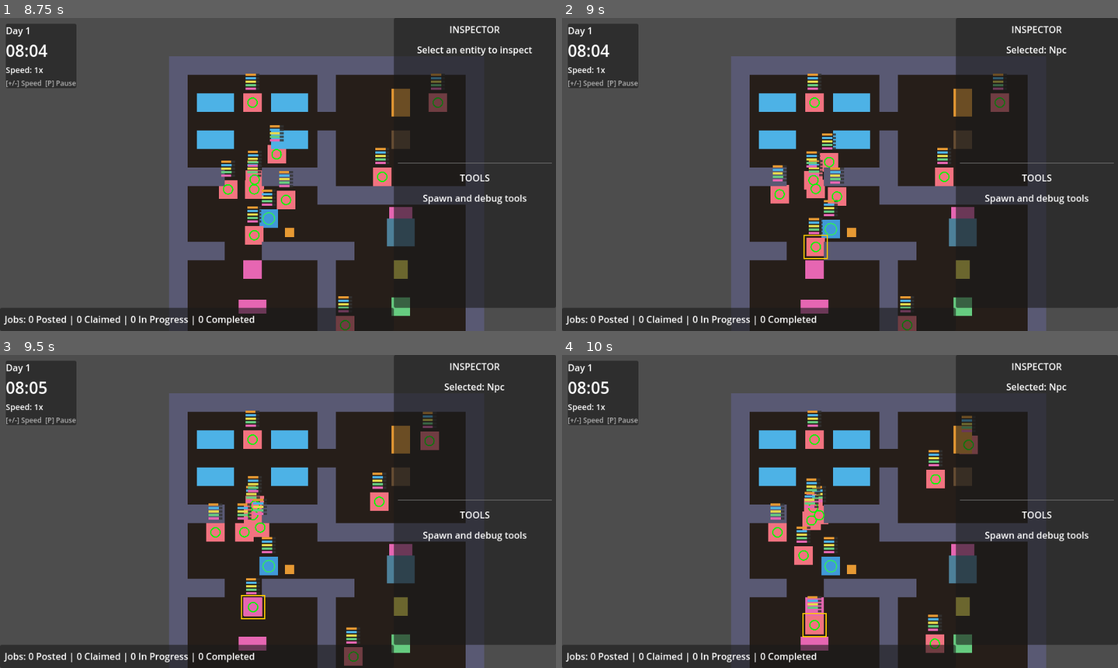
Above: before the commit, frames 1-4 (two rows, left to right).
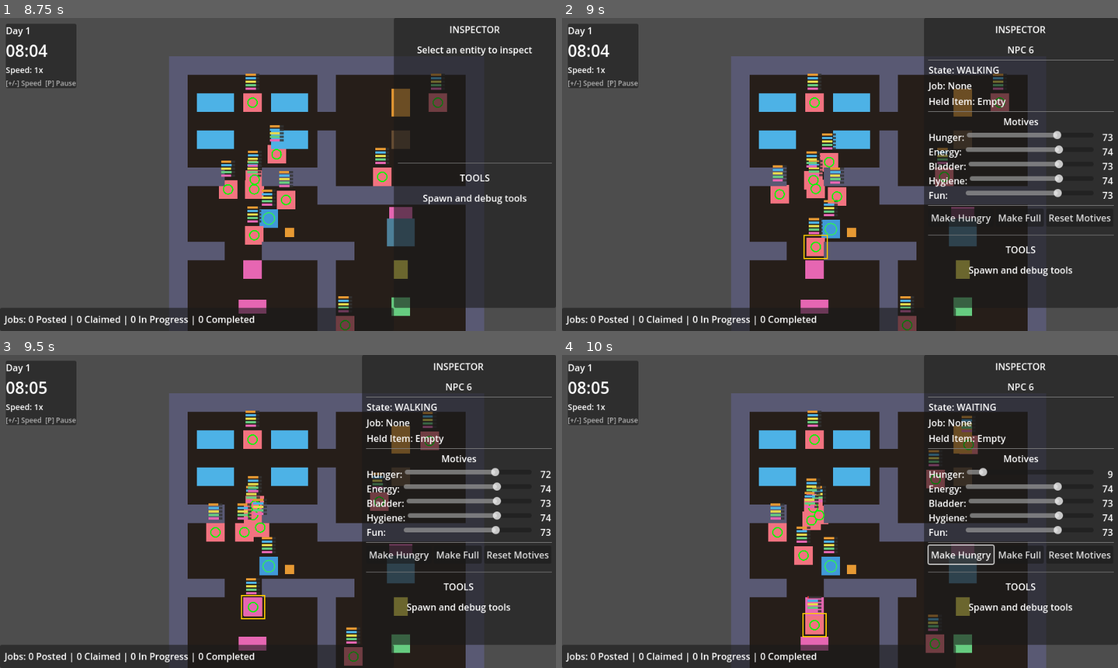
Above: after the commit, the same moments.

Repository: NikkiKoole/simgodot
Game: Godot game, scene res://scenes/main.tscn
Same seed, same stepped clock (60 frames per second), same inputs: the game is played once before the commit and once after it.
Inputs (mouse positions are in pixels of both pictures, inside the frame that each line leads up to):
- Up to frame 1 (8.75 s): tap Enter at 0.5, 5 s; move the mouse to (400, 158) at 0.52 s; hold D (move_right) 0.53-1.25 s; tap E (interact) at 0.6, 2.3, 3.6, 5.1, 6.8, 8.1 s; click (400, 158) at 0.67 s; drag from (166, 190) to (266, 124) at 1.27 s; move the mouse to (333, 105) at 2.02 s; hold D (move_right) 2.03-2.75 s; tap P at 2.1, 6.6 s; drag from (250, 237) to (294, 124) at 2.77 s; tap Space at 3.5, 6.5 s; move the mouse to (444, 221) at 3.52 s; hold A (move_left) 3.53-4.25 s; drag from (111, 127) to (216, 161) at 4.27 s; move the mouse to (305, 174) at 5.02 s; hold S (move_down) 5.03-5.75 s; click (305, 174) at 5.17 s; drag from (194, 96) to (400, 215) at 5.77 s; move the mouse to (400, 158) at 6.52 s; hold W (move_up) 6.53-7.25 s; drag from (166, 190) to (400, 140) at 7.27 s; move the mouse to (333, 105) at 8.02 s; hold S (move_down) from 8.03 s (still down)
- Up to frame 2 (9 s): release S (move_down) at 8.75 s; drag from (812, 237) to (962, 140) at 8.77 s
- Up to frame 3 (9.5 s): no input
- Up to frame 4 (10 s): click (962, 555) at 9.5 s, where only the run after the commit has a clickable "Make Hungry"

Frame 1 is identical in both runs. In frame 2, 5.8% of the frame differs, in the area x 65-100%, y 0-93%; in frame 3, 5.9%; in frame 4, 6.0%, in the area x 44-100%, y 0-93%.

Commit message:
feat: [US-010] - Implement NPC Inspector panel

Diff:
--- /dev/null
+++ b/scenes/npc_inspector.tscn
@@ -0,0 +1,47 @@
+[gd_scene load_steps=2 format=3 uid="uid://npc_inspector001"]
+
+[ext_resource type="Script" path="res://scripts/npc_inspector.gd" id="1_npc_inspector"]
+
+[node name="NPCInspector" type="VBoxContainer"]
+script = ExtResource("1_npc_inspector")
+theme_override_constants/separation = 4
+
+[node name="NameLabel" type="Label" parent="."]
+layout_mode = 2
+text = "NPC 0"
+horizontal_alignment = 1
+
+[node name="HSeparator" type="HSeparator" parent="."]
+layout_mode = 2
+
+[node name="StateLabel" type="Label" parent="."]
+layout_mode = 2
+text = "State: IDLE"
+
+[node name="JobLabel" type="Label" parent="."]
+layout_mode = 2
+text = "Job: None"
+autowrap_mode = 2
+
+[node name="HeldItemLabel" type="Label" parent="."]
+layout_mode = 2
+text = "Held Item: Empty"
+
+[node name="HSeparator2" type="HSeparator" parent="."]
+layout_mode = 2
+
+[node name="MotivesLabel" type="Label" parent="."]
+layout_mode = 2
+text = "Motives"
+horizontal_alignment = 1
+
+[node name="MotivesContainer" type="VBoxContainer" parent="."]
+layout_mode = 2
+theme_override_constants/separation = 2
+
+[node name="HSeparator3" type="HSeparator" parent="."]
+layout_mode = 2
+
+[node name="ButtonsContainer" type="HBoxContainer" parent="."]
+layout_mode = 2
+alignment = 1
--- a/scripts/debug_ui.gd
+++ b/scripts/debug_ui.gd
@@ -2,12 +2,18 @@
 ## Debug UI - Visual interface for debug and testing tools.
 ## This UI is always visible and provides access to entity inspection and spawn tools.
 ## The UI panels are positioned to avoid blocking the main game viewport.
+
+# Preload inspector scenes
+const NPCInspectorScene = preload("res://scenes/npc_inspector.tscn")
 
 # References to UI sections for child scripts to access
 @onready var inspector_section: VBoxContainer = $SidePanel/MarginContainer/VBoxContainer/InspectorSection
 @onready var tools_section: VBoxContainer = $SidePanel/MarginContainer/VBoxContainer/ToolsSection
 @onready var bottom_bar: PanelContainer = $BottomBar
 @onready var job_status_label: Label = $BottomBar/MarginContainer/HBoxContainer/JobStatusLabel
+
+# Inspector panels - instantiated on demand
+var npc_inspector: Node = null
 
 # Selection outline - drawn as rectangle around selected entity
 var selected_entity: Node2D = null
@@ -245,7 +251,7 @@
 		selected_entity = null
 
 	# Update inspector panel based on entity type
-	_update_inspector_placeholder(entity)
+	_update_inspector_for_entity(entity)
 
 
 func _on_entity_deselected() -> void:
@@ -254,7 +260,7 @@
 	selected_entity = null
 
 	# Clear inspector panel
-	_clear_inspector_placeholder()
+	_clear_all_inspectors()
 
 
 func _create_selection_outline(entity: Node2D) -> void:
@@ -330,17 +336,63 @@
 	return Vector2(32, 32)
 
 
-func _update_inspector_placeholder(entity: Node) -> void:
+## Update inspector panel based on the selected entity type
+func _update_inspector_for_entity(entity: Node) -> void:
+	# Hide placeholder label
 	var placeholder := inspector_section.get_node_or_null("PlaceholderLabel")
 	if placeholder is Label:
-		var data := DebugCommands.get_inspection_data(entity)
-		var entity_type: String = data.get("type", "unknown")
-		placeholder.text = "Selected: " + entity_type.capitalize()
-
-
-func _clear_inspector_placeholder() -> void:
+		placeholder.visible = false
+
+	# Get entity type from inspection data
+	var data := DebugCommands.get_inspection_data(entity)
+	var entity_type: String = data.get("type", "unknown")
+
+	# Show appropriate inspector based on type
+	match entity_type:
+		"npc":
+			_show_npc_inspector(entity)
+		_:
+			# For other entity types, show placeholder for now
+			_clear_all_inspectors()
+			if placeholder is Label:
+				placeholder.visible = true
+				placeholder.text = "Selected: " + entity_type.capitalize()
+
+
+## Show the NPC inspector panel for the given NPC
+func _show_npc_inspector(npc: Node) -> void:
+	# Hide other inspectors
+	_hide_all_inspectors()
+
+	# Create NPC inspector if it doesn't exist
+	if npc_inspector == null:
+		npc_inspector = NPCInspectorScene.instantiate()
+		inspector_section.add_child(npc_inspector)
+
+	# Set the NPC to inspect
+	npc_inspector.set_npc(npc)
+	npc_inspector.visible = true
+
+
+## Hide all inspector panels
+func _hide_all_inspectors() -> void:
+	if npc_inspector != null:
+		npc_inspector.visible = false
+
+
+## Clear all inspectors and show placeholder
+func _clear_all_inspectors() -> void:
+	# Hide all inspector panels
+	_hide_all_inspectors()
+
+	# Clear inspector data
+	if npc_inspector != null:
+		npc_inspector.clear()
+
+	# Show placeholder
 	var placeholder := inspector_section.get_node_or_null("PlaceholderLabel")
 	if placeholder is Label:
+		placeholder.visible = true
 		placeholder.text = "Select an entity to inspect"
 
 
--- /dev/null
+++ b/scripts/npc_inspector.gd
@@ -0,0 +1,234 @@
+extends VBoxContainer
+## NPC Inspector Panel - Shows detailed NPC information when one is selected.
+## Displays: name/ID, state, current job, held item, motive bars with sliders
+## Also provides quick action buttons for motive manipulation
+
+# Reference to the currently inspected NPC
+var current_npc: Node = null
+
+# UI elements
+@onready var name_label: Label = $NameLabel
+@onready var state_label: Label = $StateLabel
+@onready var job_label: Label = $JobLabel
+@onready var held_item_label: Label = $HeldItemLabel
+@onready var motives_container: VBoxContainer = $MotivesContainer
+@onready var buttons_container: HBoxContainer = $ButtonsContainer
+
+# Motive slider references (created dynamically)
+var motive_sliders: Dictionary = {}  # {motive_name: HSlider}
+
+# Motive names we display (matches DebugCommands.VALID_MOTIVE_NAMES)
+const MOTIVE_NAMES: Array[String] = ["hunger", "energy", "bladder", "hygiene", "fun"]
+
+# Colors for motive bar backgrounds based on value
+const MOTIVE_COLOR_CRITICAL := Color(0.8, 0.2, 0.2, 0.3)  # Red for low
+const MOTIVE_COLOR_WARNING := Color(0.8, 0.6, 0.2, 0.3)   # Orange for medium-low
+const MOTIVE_COLOR_GOOD := Color(0.2, 0.7, 0.2, 0.3)      # Green for high
+
+
+func _ready() -> void:
+	# Create motive sliders
+	_create_motive_sliders()
+
+	# Create quick action buttons
+	_create_quick_buttons()
+
+	# Hide initially until an NPC is selected
+	visible = false
+
+
+func _process(_delta: float) -> void:
+	# Update display if we have an NPC selected
+	if current_npc != null and is_instance_valid(current_npc):
+		_update_display()
+
+
+## Set the NPC to inspect
+func set_npc(npc: Node) -> void:
+	current_npc = npc
+
+	if npc == null:
+		visible = false
+		return
+
+	visible = true
+	_update_display()
+	_update_slider_values()
+
+
+## Clear the inspector
+func clear() -> void:
+	current_npc = null
+	visible = false
+
+
+## Create motive slider controls
+func _create_motive_sliders() -> void:
+	for motive_name in MOTIVE_NAMES:
+		var container := HBoxContainer.new()
+		container.name = motive_name.capitalize() + "Row"
+
+		# Label for motive name
+		var label := Label.new()
+		label.text = motive_name.capitalize() + ":"
+		label.custom_minimum_size.x = 60
+		container.add_child(label)
+
+		# Slider for motive value
+		var slider := HSlider.new()
+		slider.name = motive_name + "_slider"
+		slider.min_value = 0
+		slider.max_value = 100
+		slider.step = 1
+		slider.size_flags_horizontal = Control.SIZE_EXPAND_FILL
+		slider.custom_minimum_size.x = 100
+		slider.value_changed.connect(_on_motive_slider_changed.bind(motive_name))
+		container.add_child(slider)
+
+		# Value label
+		var value_label := Label.new()
+		value_label.name = motive_name + "_value"
+		value_label.text = "50"
+		value_label.custom_minimum_size.x = 30
+		value_label.horizontal_alignment = HORIZONTAL_ALIGNMENT_RIGHT
+		container.add_child(value_label)
+
+		motives_container.add_child(container)
+		motive_sliders[motive_name] = slider
+
+
+## Create quick action buttons
+func _create_quick_buttons() -> void:
+	var make_hungry_btn := Button.new()
+	make_hungry_btn.text = "Make Hungry"
+	make_hungry_btn.pressed.connect(_on_make_hungry_pressed)
+	buttons_container.add_child(make_hungry_btn)
+
+	var make_full_btn := Button.new()
+	make_full_btn.text = "Make Full"
+	make_full_btn.pressed.connect(_on_make_full_pressed)
+	buttons_container.add_child(make_full_btn)
+
+	var reset_btn := Button.new()
+	reset_btn.text = "Reset Motives"
+	reset_btn.pressed.connect(_on_reset_motives_pressed)
+	buttons_container.add_child(reset_btn)
+
+
+## Update the display with current NPC data
+func _update_display() -> void:
+	if current_npc == null or not is_instance_valid(current_npc):
+		return
+
+	# Get inspection data from DebugCommands
+	var data: Dictionary = DebugCommands.get_inspection_data(current_npc)
+
+	# Update name/ID
+	var npc_id: int = current_npc.npc_id if current_npc.get("npc_id") != null else 0
+	name_label.text = "NPC " + str(npc_id)
+
+	# Update state
+	var state_name: String = data.get("state", "UNKNOWN")
+	state_label.text = "State: " + state_name
+
+	# Update job info
+	var job_data: Dictionary = data.get("current_job", {})
+	if job_data.is_empty():
+		job_label.text = "Job: None"
+	else:
+		var recipe_name: String = job_data.get("recipe_name", "Unknown")
+		var step_index: int = job_data.get("step_index", 0)
+		var job_state: String = job_data.get("state", "UNKNOWN")
+		job_label.text = "Job: " + recipe_name + " (Step " + str(step_index) + ", " + job_state + ")"
+
+	# Update held item
+	var held_item: String = data.get("held_item", "")
+	if held_item.is_empty():
+		held_item_label.text = "Held Item: Empty"
+	else:
+		held_item_label.text = "Held Item: " + held_item
+
+	# Update motive value labels (not sliders - those update on user interaction)
+	var motives_data: Dictionary = data.get("motives", {})
+	for motive_name in MOTIVE_NAMES:
+		# Get internal value (-100 to +100) and convert to 0-100 range
+		var internal_value: float = motives_data.get(motive_name, 0.0)
+		var display_value: float = (internal_value + 100.0) / 2.0
+
+		# Update value label
+		var value_label := motives_container.get_node_or_null(motive_name.capitalize() + "Row/" + motive_name + "_value")
+		if value_label is Label:
+			value_label.text = str(int(display_value))
+
+
+## Update slider positions to match current motive values
+func _update_slider_values() -> void:
+	if current_npc == null or not is_instance_valid(current_npc):
+		return
+
+	var data: Dictionary = DebugCommands.get_inspection_data(current_npc)
+	var motives_data: Dictionary = data.get("motives", {})
+
+	for motive_name in MOTIVE_NAMES:
+		var slider: HSlider = motive_sliders.get(motive_name)
+		if slider != null:
+			# Get internal value (-100 to +100) and convert to 0-100 range
+			var internal_value: float = motives_data.get(motive_name, 0.0)
+			var display_value: float = (internal_value + 100.0) / 2.0
+
+			# Temporarily disconnect signal to avoid feedback loop
+			if slider.value_changed.is_connected(_on_motive_slider_changed):
+				slider.value_changed.disconnect(_on_motive_slider_changed)
+
+			slider.value = display_value
+
+			# Reconnect signal
+			slider.value_changed.connect(_on_motive_slider_changed.bind(motive_name))
+
+
+## Handle motive slider value changes
+func _on_motive_slider_changed(value: float, motive_name: String) -> void:
+	if current_npc == null or not is_instance_valid(current_npc):
+		return
+
+	# Update motive via DebugCommands
+	DebugCommands.set_npc_motive(current_npc, motive_name, value)
+
+	# Update the value label
+	var value_label := motives_container.get_node_or_null(motive_name.capitalize() + "Row/" + motive_name + "_value")
+	if value_label is Label:
+		value_label.text = str(int(value))
+
+
+## Quick button: Make NPC hungry
+func _on_make_hungry_pressed() -> void:
+	if current_npc == null or not is_instance_valid(current_npc):
+		return
+
+	DebugCommands.set_npc_motive(current_npc, "hunger", 10)
+	_update_slider_values()
+
+
+## Quick button: Make NPC full (satisfied hunger)
+func _on_make_full_pressed() -> void:
+	if current_npc == null or not is_instance_valid(current_npc):
+		return
+
+	DebugCommands.set_npc_motive(current_npc, "hunger", 100)
+	_update_slider_values()
+
+
+## Quick button: Reset all motives to 100
+func _on_reset_motives_pressed() -> void:
+	if current_npc == null or not is_instance_valid(current_npc):
+		return
+
+	var full_motives: Dictionary = {
+		"hunger": 100,
+		"energy": 100,
+		"bladder": 100,
+		"hygiene": 100,
+		"fun": 100
+	}
+	DebugCommands.set_npc_motives(current_npc, full_motives)
+	_update_slider_values()
